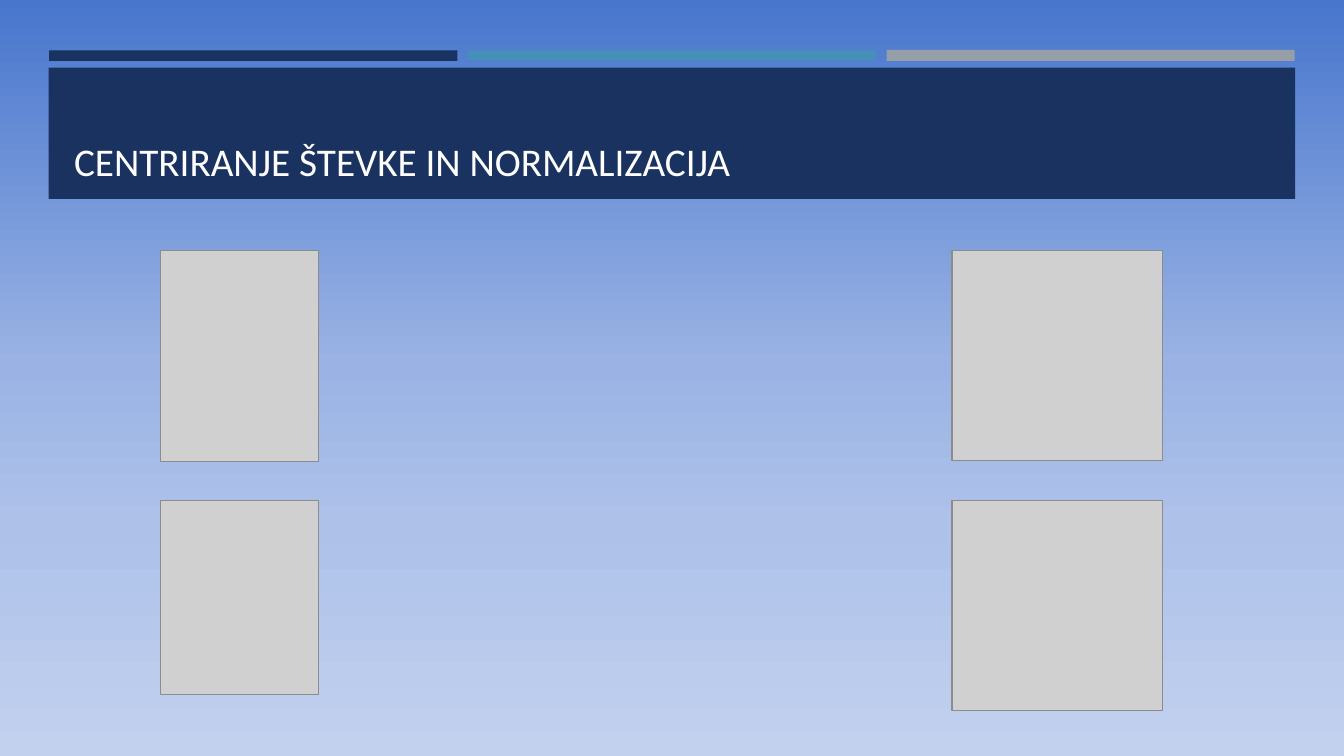
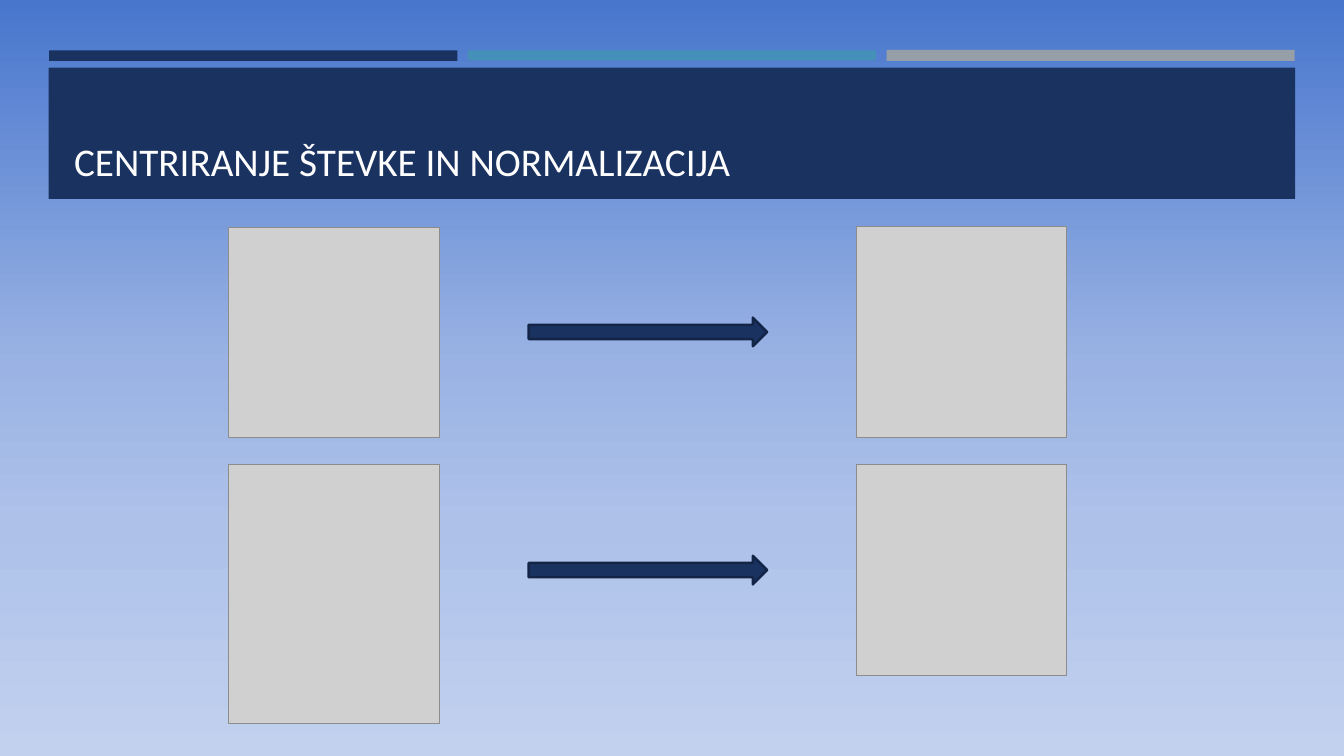
Before and after one commit to KalcMatej99/MM-Project, a slide deck: slide 2 of Prepoznavanje ročno napisanih števk.pptx (slide 3 before the commit). Drawn at 1344x756 pixels with LibreOffice and Linux fonts; fonts in the diff are those of the drawing; grey boxes stand for pictures. Boxes give left, top, right and bottom in pixels: in the first picture for what was removed or moved away, otherwise in the second. Text is boxed around its words. In the diff, an @@ line names an element or a change of style, - is before the commit and + after.

Commit message:
updated presentation

```diff
--- a/Prepoznavanje ročno napisanih števk.pptx
+++ b/Prepoznavanje ročno napisanih števk.pptx
@@ picture added at (x1=229, y1=227, x2=440, y2=438) @@
@@ picture added at (x1=856, y1=227, x2=1067, y2=438) @@
@@ picture removed at (x1=160, y1=250, x2=319, y2=461) @@
@@ picture removed at (x1=952, y1=250, x2=1163, y2=461) @@
@@ right arrow added at (x1=528, y1=318, x2=767, y2=346), fill #1A3260, outline #132547 1.75 pt @@
@@ picture resized from (x1=160, y1=500, x2=319, y2=695) to (x1=229, y1=465, x2=440, y2=724) @@
@@ picture moved from (x1=952, y1=500, x2=1163, y2=711) to (x1=856, y1=465, x2=1067, y2=676) @@
@@ right arrow added at (x1=528, y1=556, x2=767, y2=584), fill #1A3260, outline #132547 1.75 pt @@
```
Also in this commit, not shown: 2 other slides changed, 1 slide added.
